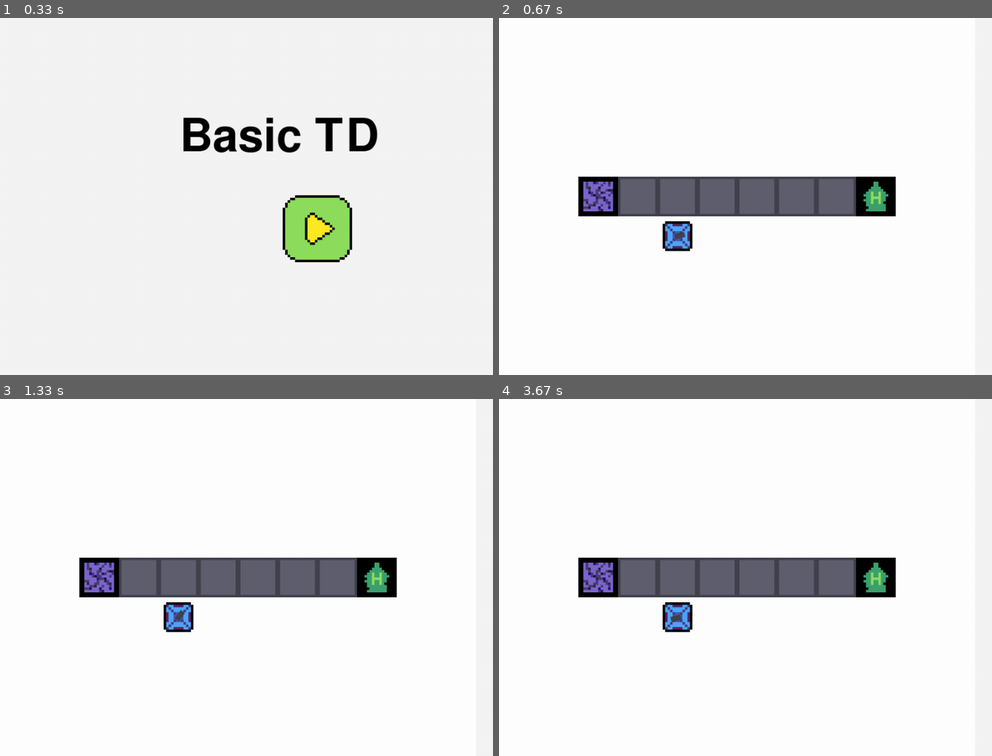
Above: before the commit, frames 1-4 (two rows, left to right).
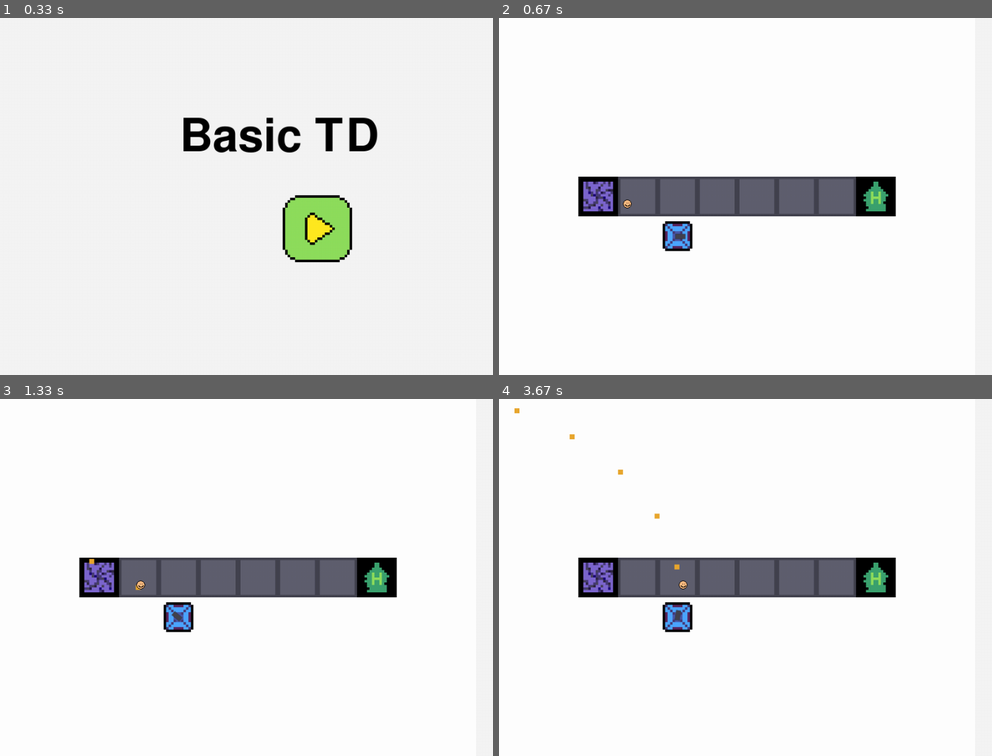
Above: after the commit, the same moments.

Repository: mtmattqq/PygameTD
Game: pygame game, started from main.py
Same seed, same stepped clock (60 frames per second), same inputs: the game is played once before the commit and once after it.
Inputs (mouse positions are in pixels of both pictures, inside the frame that each line leads up to):
- Up to frame 1 (0.33 s): no input
- Up to frame 2 (0.67 s): click (814, 196) at 0.38 s
- Up to frame 3 (1.33 s): press the mouse at (315, 577) at 0.7 s; move the mouse to (345, 620) at 0.8 s; release the mouse at (374, 666) at 0.93 s
- Up to frame 4 (3.67 s): click (637, 634) at 2.95 s; press the mouse at (637, 634) at 3.27 s; move the mouse to (844, 616) at 3.37 s; release the mouse at (outside the picture) at 3.5 s

Frame 1 is identical in both runs. In frame 2, less than 0.1% of the frame differs, in the area x 25-38%, y 50-63%; in frame 3, 0.1%; in frame 4, 0.2%, in the area x 3-39%, y 2-63%.

Commit message:
shoot enemy

Diff:
--- a/button.py
+++ b/button.py
@@ -10,7 +10,7 @@
 class button(pygame.sprite.Sprite) :
     def __init__(
         self, text = "click me", pos = vec2D(0, 0),
-        color = [0,0,0], width = 0, hight = 0,
+        color = [0,0,0], width = 0, height = 0,
         pictures = [''], action_onclick = do_nothing(),
         action_highlight = do_nothing()
     ) :
@@ -18,7 +18,7 @@
         self.text = text
         self.pos = pos
         self.color = color
-        self.hight = hight
+        self.height = height
         self.width = width
         self.action_onclick = action_onclick
         self.action_highlight = action_highlight
@@ -27,7 +27,7 @@
         self.images = []
         for picture in pictures :
             self.images.append(pygame.transform.scale(pygame.image.load(
-                os.path.join(os.getcwd(),'AppData',picture)).convert_alpha(), (width,hight)))
+                os.path.join(os.getcwd(),'AppData',picture)).convert_alpha(), (width,height)))
         self.state = 0
         # self.image = self.images[self.state]
         # self.rect = self.image.get_rect()
@@ -37,7 +37,7 @@
         if(
             pos.x<self.pos.x+self.width and
             pos.x>self.pos.x and
-            pos.y<self.pos.y+self.hight and
+            pos.y<self.pos.y+self.height and
             pos.y>self.pos.y
         ) :
             if self.action_highlight != None:
--- a/enemy.py
+++ b/enemy.py
@@ -8,14 +8,14 @@
 class enemy(pygame.sprite.Sprite) :
     def __init__(
         self, pos = vec2D(0, 0),
-        width = 0, hight = 0,
+        width = 0, height = 0,
         pictures = [''],
         hit = 0, armor = 0,
         shield = 0, move_speed = 0
     ) :
         pygame.sprite.Sprite.__init__(self)
         self.pos = pos
-        self.hight = hight
+        self.height = height
         self.width = width
         self.hit = self.max_hit = hit
         self.armor = armor
@@ -24,9 +24,13 @@
         self.velocity = vec2D(0, 0)
         self.progress = 0
         self.images = []
+        self.rect = pygame.Rect(0, 0, 0, 0)
+        self.rect.width = width
+        self.rect.height = height
+        self.rect.center = self.pos.get_tuple()
         for picture in pictures :
             self.images.append(pygame.transform.scale(pygame.image.load(
-                os.path.join(os.getcwd(),'AppData',picture)).convert_alpha(), (width,hight)))
+                os.path.join(os.getcwd(),'AppData',picture)).convert_alpha(), (width,height)))
         self.state = 0
         # self.image = self.images[self.state]
         # self.rect = self.image.get_rect()
@@ -37,7 +41,7 @@
         if(
             pos.x<self_pos.x+self.width and
             pos.x>self_pos.x and
-            pos.y<self_pos.y+self.hight and
+            pos.y<self_pos.y+self.height and
             pos.y>self_pos.y
         ) :
             return True
@@ -47,22 +51,23 @@
         self.pos += pos
 
     def display(self, screen) :
+        self.rect.center = self.pos.get_tuple()
         screen.blit(
             self.images[self.state],
-            (self.pos*TILE_SIZE).get_tuple()
+            self.rect
         )
 
 class basic_enemy(enemy) :
     def __init__(
         self, pos = vec2D(0, 0),
-        width = TILE_SIZE/4, hight = TILE_SIZE/4,
+        width = TILE_SIZE/4, height = TILE_SIZE/4,
         pictures = ['basic_enemy16.png'],
         hit = 0, armor = 0,
         shield = 0, move_speed = 0
     ) :
 
         super().__init__(
-            pos, width, hight,
+            pos, width, height,
             pictures,
             hit, armor,
             shield, move_speed
--- a/main.py
+++ b/main.py
@@ -7,6 +7,7 @@
 import json
 import os
 import tower
+import enemy
 
 # pygame init
 pygame.init()
@@ -54,9 +55,15 @@
 
     # testing
     t1 = tower.basic_tower(vec2D(4, 5))
+    e1 = enemy.basic_enemy(vec2D(200, 300))
 
+    time_previous = 0
     in_game=True
     while in_game :
+        time_now = pygame.time.get_ticks()
+        delta_time = time_now - time_previous
+        time_previous = time_now
+
         mouse_pos = pygame.mouse.get_pos()
         mouse_pos = vec2D(mouse_pos[0],mouse_pos[1])
 
@@ -72,11 +79,15 @@
             if event.type == pygame.MOUSEBUTTONUP :
                 a=0
 
+        t1.shoot([e1])
+        t1.update(delta_time, [e1])
+        e1.pos.x += 0.5
+
         # display
         screen.fill((245, 245, 245))
         screen.blit(level_map.image, level_map.rect)
-        t1.angle += 1
         t1.display(screen)
+        e1.display(screen)
         # rect = tile_set.tiles[1].get_rect()
         # rect.topleft = (100, 100)
         # screen.blit(tile_set.tiles[1], rect)
@@ -92,7 +103,7 @@
                           ['start_button.png'], click_start_button)
     start_button.pos = vec2D(
         resolution[0]/2-start_button.width/2,
-        resolution[1]/2-start_button.hight/2+50)
+        resolution[1]/2-start_button.height/2+50)
     title = 'Basic TD'
 
     in_game=True
--- /dev/null
+++ b/test.py
@@ -0,0 +1,13 @@
+from vec2D import vec2D
+from vec2D import dis
+import math
+
+# v1 = vec2D(300, 300)
+# v2 = vec2D(320, 320)
+# print((v1 + v2).get_tuple())
+
+# print(math.atan2(-52, 12))
+
+v3 = vec2D(0, 0)
+v3.set_angle(90, 10)
+print(v3.get_tuple())
--- a/tower.py
+++ b/tower.py
@@ -1,4 +1,6 @@
+from typing import Any
 from vec2D import vec2D
+from vec2D import dis
 import pygame
 import os
 from tile import TILE_SIZE
@@ -11,7 +13,7 @@
 class tower(pygame.sprite.Sprite) :
     def __init__(
         self, pos = vec2D(0, 0),
-        width = TILE_SIZE, hight = TILE_SIZE,
+        width = TILE_SIZE, height = TILE_SIZE,
         pictures = [''],
         damage = 0, reload = 0,
         range = 0, bullet_speed = 0
@@ -19,7 +21,7 @@
         pygame.sprite.Sprite.__init__(self)
         self.pos = pos
         self.location = self.pos*TILE_SIZE + vec2D(TILE_SIZE/2, TILE_SIZE/2)
-        self.hight = hight
+        self.height = height
         self.width = width
         self.placed = False
         self.selected = False
@@ -31,7 +33,7 @@
         self.images = []
         for picture in pictures :
             self.images.append(pygame.transform.scale(pygame.image.load(
-                os.path.join(os.getcwd(),'AppData',picture)).convert_alpha(), (width,hight)))
+                os.path.join(os.getcwd(),'AppData',picture)).convert_alpha(), (width,height)))
         self.state = 0
         # self.image = self.images[self.state]
         # self.rect = self.image.get_rect()
@@ -42,7 +44,7 @@
         if(
             pos.x<self_pos.x+self.width and
             pos.x>self_pos.x and
-            pos.y<self_pos.y+self.hight and
+            pos.y<self_pos.y+self.height and
             pos.y>self_pos.y
         ) :
             return True
@@ -69,22 +71,42 @@
 
 class basic_tower(tower) :
     class bullet :
-        def __init__(self, velocity = vec2D(0, 0)) :
+        def __init__(self, pos = vec2D(0, 0), velocity = vec2D(0, 0), images = []) :
             self.pierce = 1
-            self.pos = vec2D(0, 0)
+            self.pos = pos
             self.velocity = velocity
-
+            self.images = images
+            self.rect = pygame.Rect(0, 0, 0, 0)
+            self.rect.width = TILE_SIZE
+            self.rect.height = TILE_SIZE
+            self.rect.center = self.pos.get_tuple()
+            self.state = 0
+            self.size = TILE_SIZE/8
+        def move(self, delta_time) :
+            self.pos += self.velocity * (delta_time/1000.0)
+        def display(self, screen) :
+            self.rect.center = self.pos.get_tuple()
+            screen.blit(
+                self.images[self.state],
+                self.rect
+            )
+        def detect(self, enemys = []) :
+            for enemy in enemys :
+                if dis(enemy.pos, self.pos) < self.size :
+                    a=0
 
     def __init__(
-        self, pos = vec2D(0, 0),
-        width = TILE_SIZE, hight = TILE_SIZE,
-        pictures = ['basic_tower16.png', 'basic_tower_barrel.png'],
-        damage = 1, reload = 3,
-        range = 1.5*TILE_SIZE, bullet_speed = 1
+        self, pos = vec2D(0, 0)
     ) :
-
+        width = TILE_SIZE
+        height = TILE_SIZE
+        pictures = ['basic_tower16.png', 'basic_tower_barrel.png', 'basic_tower_bullet.png']
+        damage = 1
+        reload = 3
+        range = 1.5*TILE_SIZE
+        bullet_speed = 4*TILE_SIZE
         super().__init__(
-            pos, width, hight,
+            pos, width, height,
             pictures,
             damage, reload,
             range, bullet_speed
@@ -92,6 +114,7 @@
         self.aim = vec2D(0, 1)
         self.angle = 0
         self.bullets = []
+        self.target = 'first'
     def display(self, screen):
         super().display(screen)
         barrel = pygame.transform.rotozoom(self.images[1],self.angle, 1)
@@ -105,20 +128,49 @@
             rotated_rect.center
         )
 
+        for bullet in self.bullets :
+            bullet.display(screen)
+
     def aim_first(self, enemys = []) :
-        first_enemy = enemys[0]
+        first_enemy = None
         for enemy in enemys :
-            if enemy.progress > first_enemy.progress :
+            if(
+                (first_enemy == None or
+                enemy.progress > first_enemy.progress) and
+                dis(self.location, enemy.pos) < self.range
+            ) :
                 first_enemy = enemy
+        # print((first_enemy.pos - self.location).get_tuple())
+        if first_enemy == None :
+            return False
+
         relation = first_enemy.pos - self.location
-        self.angle = math.atan2(relation.y/relation.x)
+        self.angle = math.atan2(relation.y, relation.x)
+        self.angle = -math.degrees(self.angle)
+        return True
 
     def shoot_first(self, enemys = []) :
-        self.aim_first(enemys)
-        bullet = self.bullet()
-        bullet.velocity = vec2D(0, 0).set_angle(self.angle, self.bullet_speed)
+        if not self.aim_first(enemys) :
+            return False
+        bullet = self.bullet(self.location.copy(), vec2D(0, 0), [self.images[2]])
+        bullet.velocity.set_angle(self.angle, self.bullet_speed)
+        print(bullet.velocity.get_tuple())
         self.bullets.append(bullet)
+        return True
 
     def update_time_to_fire(self, delta_time = 0) :
-        self.time_to_fire -= delta_time
-        self.time_to_fire = max(0, self.time_to_fire)
+        if self.time_to_fire > 0 :
+            self.time_to_fire -= delta_time
+
+    def shoot(self, enemys = []) :
+        if self.target == 'first' :
+            if self.time_to_fire <= 0 :
+                if self.shoot_first(enemys) :
+                    self.time_to_fire += 1000.0/self.reload
+            else :
+                self.aim_first(enemys)
+    def update(self, delta_time, enemys = []) :
+        self.update_time_to_fire(delta_time)
+        for bullet in self.bullets :
+            bullet.move(delta_time)
+            bullet.detect(enemys)
--- a/vec2D.py
+++ b/vec2D.py
@@ -23,8 +23,8 @@
         self.y=l*dy
 
     def set_angle(self, a, length = 0):
-        self._x = length*math.cos(a/180*PI)
-        self._y = length*math.sin(a/180*PI)
+        self.x = length*math.cos(math.radians(-a))
+        self.y = length*math.sin(math.radians(-a))
 
     def __iadd__(self,other):
         self.x += other.x
@@ -40,13 +40,11 @@
         return self
     def __add__(a,b):
         ret = vec2D(float(a.x),float(a.y))
-        ret.x += b.x
-        ret.x += b.y
+        ret += b
         return ret
     def __sub__(a,b):
         ret = vec2D(float(a.x),float(a.y))
-        ret.x -= b.x
-        ret.x -= b.y
+        ret -= b
         return ret
     def __mul__(a,b):
         ret = vec2D(float(a.x),float(a.y))
Binary file added: AppData/basic_tower_bullet.png
